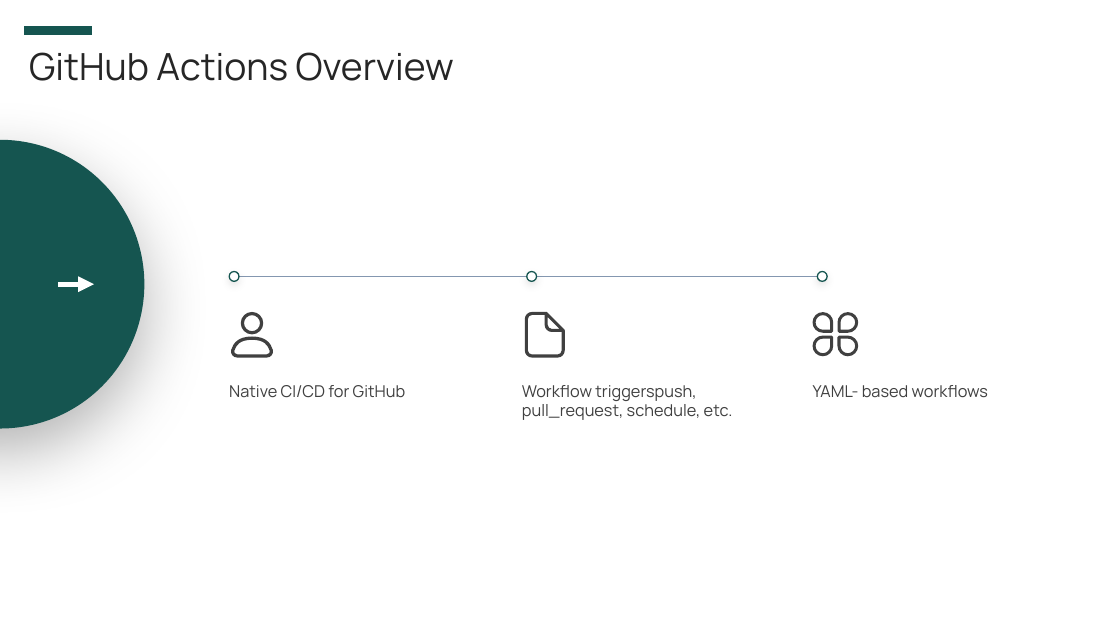
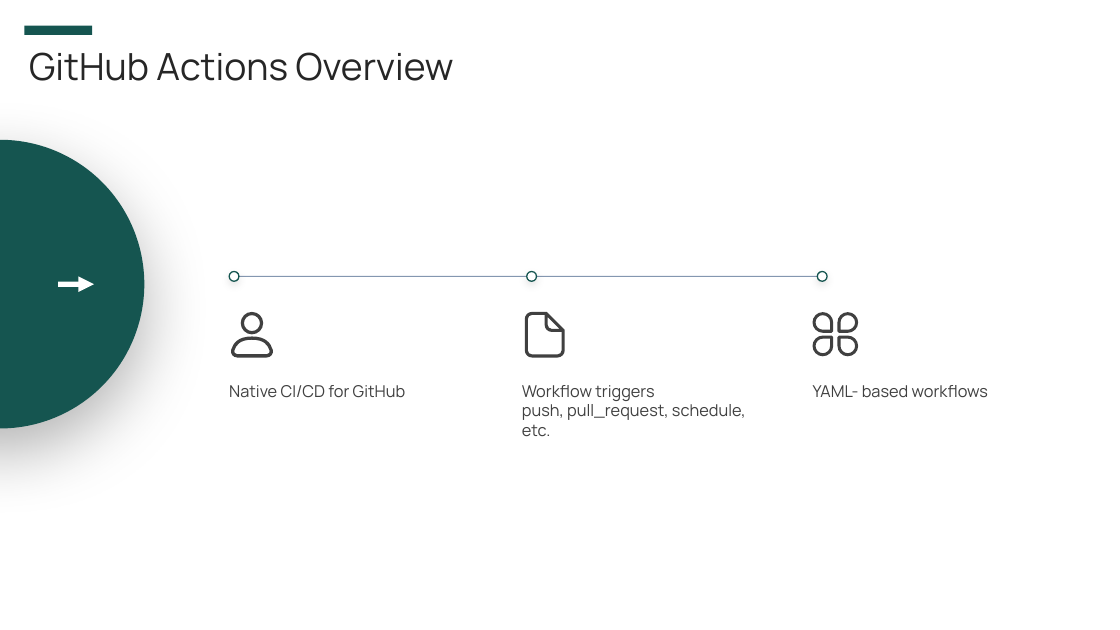
Before and after one commit to karthikasturi/Docker-Advanced, a slide deck: slide 14 of Day04/CI_CD Integration with Docker-Day04.pptx. Drawn at 1120x630 pixels with LibreOffice and Linux fonts; fonts in the diff are those of the drawing. Boxes give left, top, right and bottom in pixels: in the first picture for what was removed or moved away, otherwise in the second. Text is boxed around its words. In the diff, an @@ line names an element or a change of style, - is before the commit and + after.

```diff
--- a/Day04/CI_CD Integration with Docker-Day04.pptx
+++ b/Day04/CI_CD Integration with Docker-Day04.pptx
@@ text at (522, 385, 746, 436): text changed @@
-Workflow triggerspush, pull_request, schedule, etc.
+Workflow triggers
+push, pull_request, schedule, etc.
```
Also in this commit, not shown: 11 other slides changed, 3 other files.
